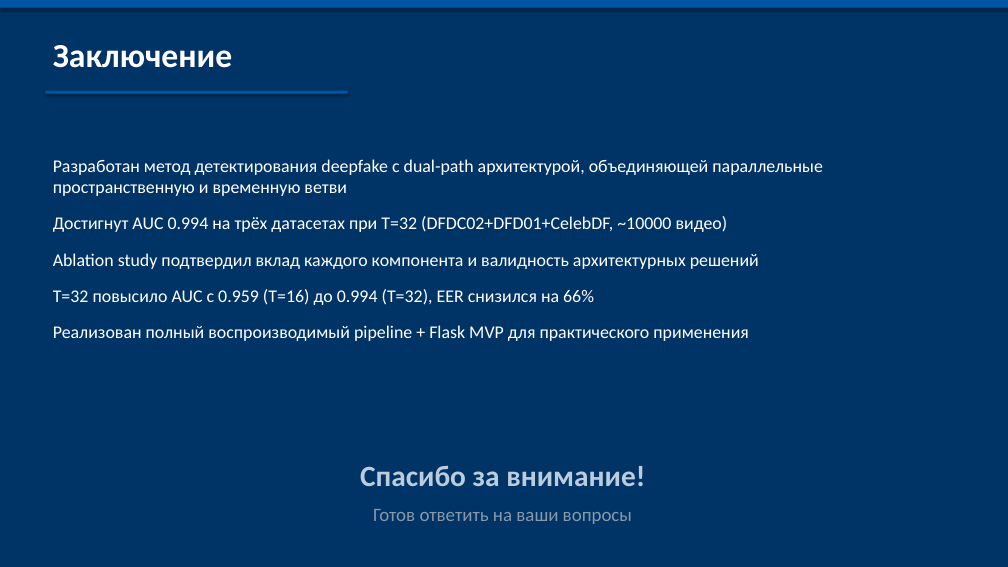
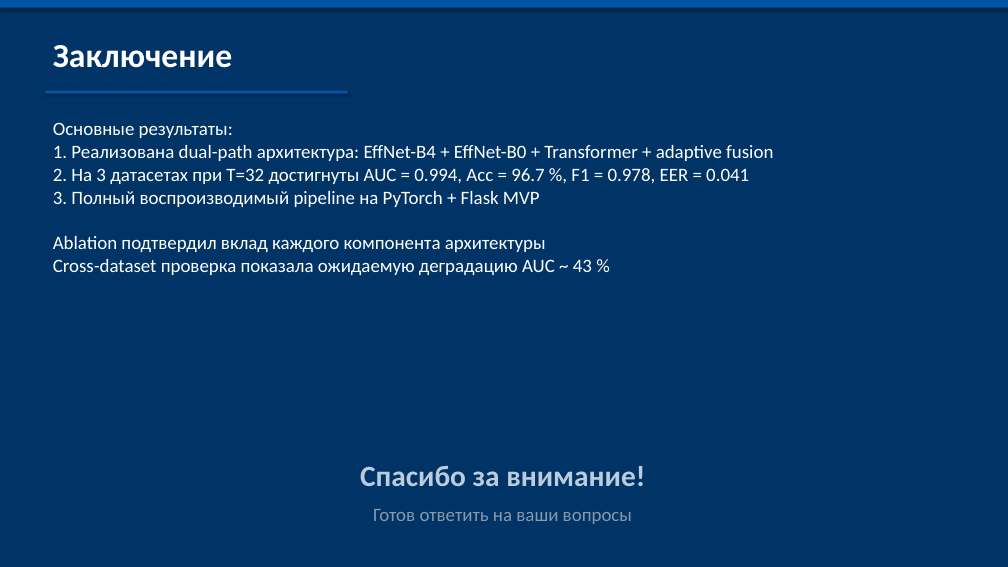
Before and after one commit to Jokeera/deepfake-detection, a slide deck: slide 16 of VKRDoc/Defense_Presentation.pptx. Drawn at 1008x567 pixels with LibreOffice and Linux fonts; fonts in the diff are those of the drawing. Boxes give left, top, right and bottom in pixels: in the first picture for what was removed or moved away, otherwise in the second. Text is boxed around its words. In the diff, an @@ line names an element or a change of style, - is before the commit and + after.

```diff
--- a/VKRDoc/Defense_Presentation.pptx
+++ b/VKRDoc/Defense_Presentation.pptx
@@ text at [53,122,773,275]: text changed; size 17 to 18 pt @@
-Разработан метод детектирования deepfake с dual-path архитектурой, объединяющей параллельные пространственную и временную ветви
-Достигнут AUC 0.994 на трёх датасетах при T=32 (DFDC02+DFD01+CelebDF, ~10000 видео)
-Ablation study подтвердил вклад каждого компонента и валидность архитектурных решений
-T=32 повысило AUC с 0.959 (T=16) до 0.994 (T=32), EER снизился на 66%
-Реализован полный воспроизводимый pipeline + Flask MVP для практического применения
+Основные результаты:
+1. Реализована dual-path архитектура: EffNet-B4 + EffNet-B0 + Transformer + adaptive fusion
+2. На 3 датасетах при T=32 достигнуты AUC = 0.994, Acc = 96.7 %, F1 = 0.978, EER = 0.041
+3. Полный воспроизводимый pipeline на PyTorch + Flask MVP
+Ablation подтвердил вклад каждого компонента архитектуры
+Cross-dataset проверка показала ожидаемую деградацию AUC ~ 43 %
```
Also in this commit, not shown: 11 other slides changed, 1 other file.
